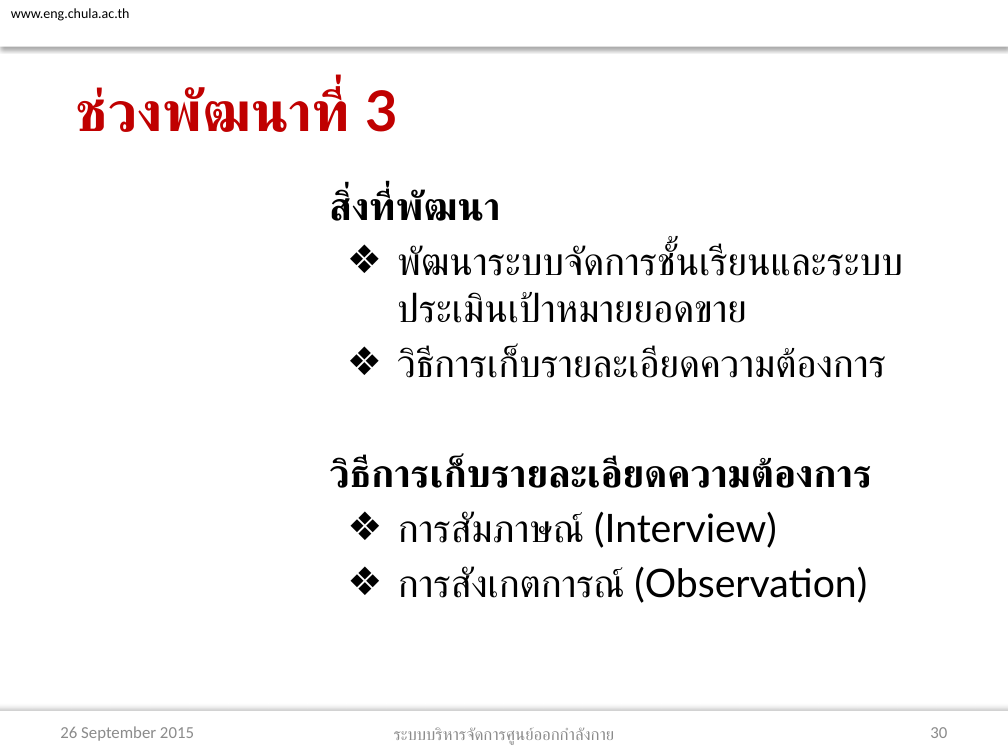
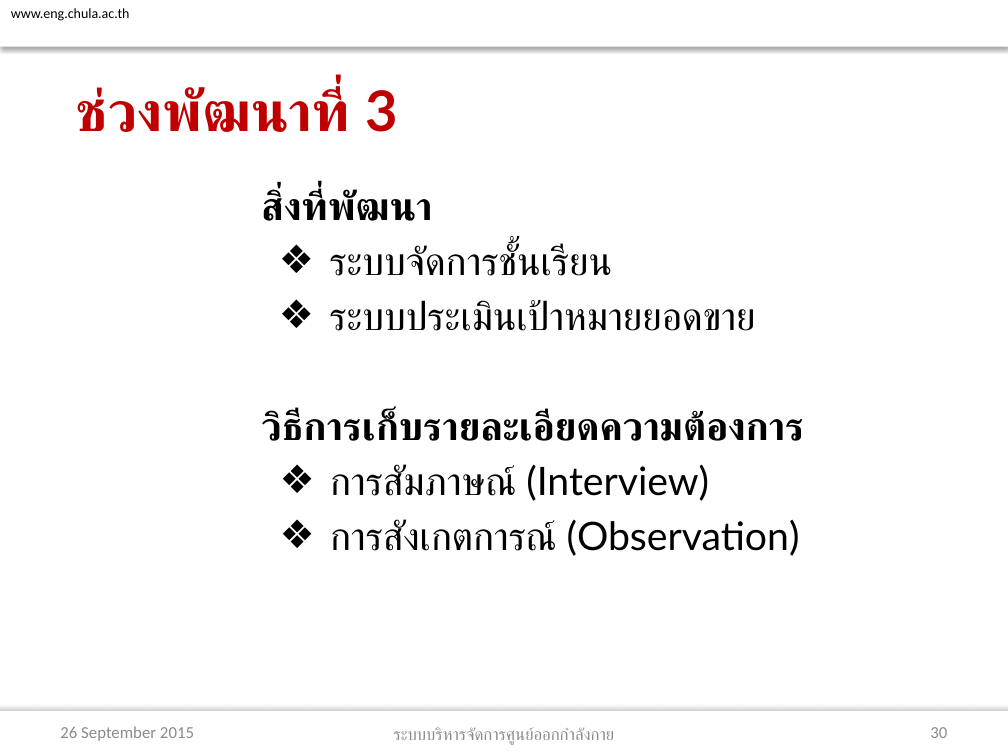
Before and after one commit to atadeesom/BubbleBeeDoc, a slide deck: slide 30 of Proposal/Final/Group 6_Presentation Triple B Fitness Center.pptx. Drawn at 1008x756 pixels with LibreOffice and Linux fonts; fonts in the diff are those of the drawing; background and template pictures are left out. Boxes give left, top, right and bottom in pixels: in the first picture for what was removed or moved away, otherwise in the second. Text is boxed around its words. In the diff, an @@ line names an element or a change of style, - is before the commit and + after.

```diff
--- a/Proposal/Final/Group 6_Presentation Triple B Fitness Center.pptx
+++ b/Proposal/Final/Group 6_Presentation Triple B Fitness Center.pptx
@@ text "สิ่งที่พัฒนา": place and size @@
-text "สิ่งที่พัฒนา" at box(329, 189, 903, 603)
+text "สิ่งที่พัฒนา" at box(261, 189, 804, 556)
@@ text at box(329, 244, 755, 331): text changed @@
-  ❖ พัฒนาระบบจัดการชั้นเรียนและระบบประเมินเป้าหมายยอดขาย
-  ❖ วิธีการเก็บรายละเอียดความต้องการ
+  ❖ ระบบจัดการชั้นเรียน
+  ❖ ระบบประเมินเป้าหมายยอดขาย
```
Also in this commit, not shown: 11 other slides changed, 1 other file.
